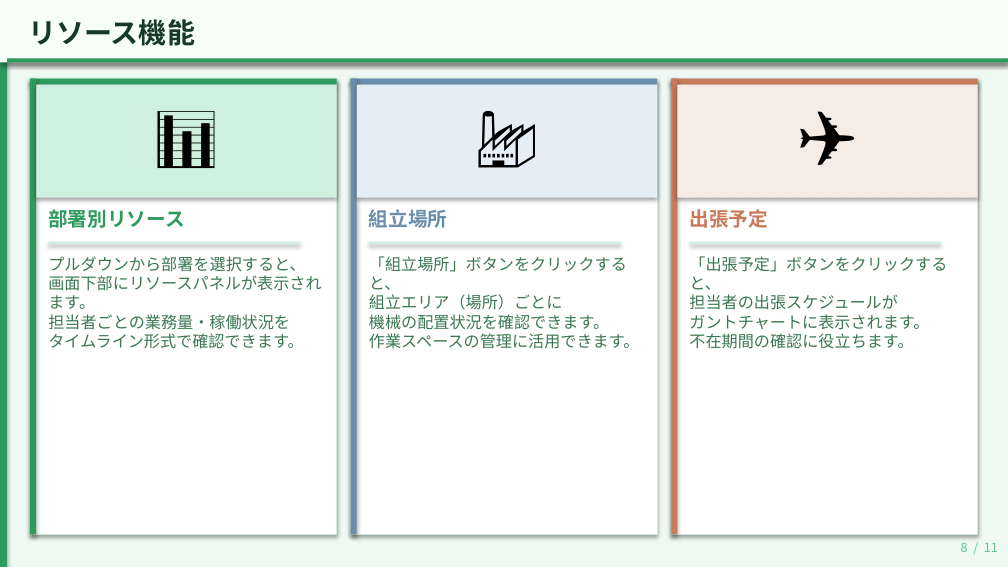
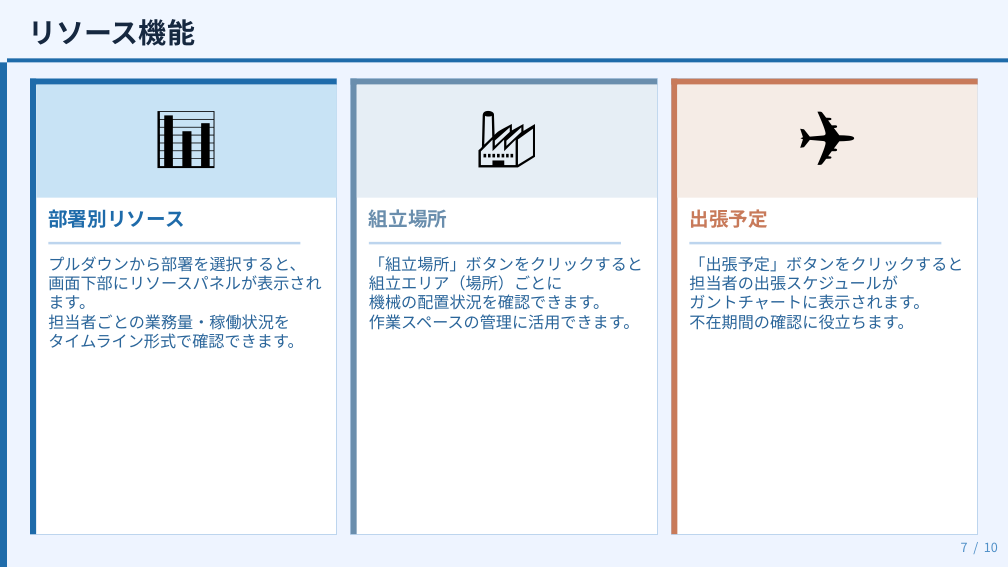
Before and after one commit to kemcokurosaki-oss/gantt-chart, a slide deck: slide 7 of 全体工程表_使い方ガイド（閲覧者向け）_new.pptx. Drawn at 1008x567 pixels with LibreOffice and Linux fonts; fonts in the diff are those of the drawing. Boxes give left, top, right and bottom in pixels: in the first picture for what was removed or moved away, otherwise in the second. Text is boxed around its words. In the diff, an @@ line names an element or a change of style, - is before the commit and + after.

Commit message:
新しいPPTXファイルを追加し、プロジェクトの資料を更新しました。これにより、関連情報の提供が強化されました。

```diff
--- a/全体工程表_使い方ガイド（閲覧者向け）_new.pptx
+++ b/全体工程表_使い方ガイド（閲覧者向け）_new.pptx
@@ background #EDF9F2 to #EEF4FF @@
@@ rectangle at box(0, 0, 1008, 62): fill #F6FFFA to #F0F6FF; shadow off @@
@@ text "リソース機能" at box(28, 19, 195, 46): text colour #193928 to #162840 @@
@@ fill #2D9B5E to #1E6BAA; shadow off in 4 elements at box(0, 0, 7, 566), box(7, 58, 1008, 62), box(30, 79, 337, 85), box(30, 79, 36, 534) @@
@@ rectangle at box(36, 85, 337, 198): fill #CFF0DE to #C8E3F5; shadow off @@
@@ outline #D2EDE0 0.5 pt to #BDD5EE 0.5 pt; shadow off in 3 elements at box(30, 79, 337, 534), box(351, 79, 657, 534), box(671, 79, 978, 534) @@
@@ shadow off in 6 elements at box(351, 79, 657, 85), box(351, 79, 357, 534), box(357, 85, 657, 198), box(671, 79, 978, 85), box(671, 79, 677, 534), box(677, 85, 978, 198) @@
@@ text "部署別リソース" at box(48, 209, 184, 228): text colour #2D9B5E to #1E6BAA @@
@@ text "プルダウンから部署を選択すると、 画面下部にリソースパネルが表示されます。 担当者ごとの業務量・稼働状況を タイムライン ..." at box(48, 256, 321, 349): text colour #3B7852 to #2A659A @@
@@ text at box(369, 256, 643, 330): text changed; text colour #3B7852 to #2A659A @@
-「組立場所」ボタンをクリックすると、
-組立エリア（場所）ごとに
-機械の配置状況を確認できます。
-作業スペースの管理に活用できます。
+「組立場所」ボタンをクリックすると
+組立エリア（場所）ごとに
+機械の配置状況を確認できます。
+作業スペースの管理に活用できます。
@@ text at box(689, 256, 963, 330): text changed; text colour #3B7852 to #2A659A @@
-「出張予定」ボタンをクリックすると、
-担当者の出張スケジュールが
-ガントチャートに表示されます。
-不在期間の確認に役立ちます。
+「出張予定」ボタンをクリックすると
+担当者の出張スケジュールが
+ガントチャートに表示されます。
+不在期間の確認に役立ちます。
@@ fill #D2EDE0 to #BDD5EE; shadow off in 3 elements at box(48, 242, 300, 245), box(369, 242, 621, 245), box(689, 242, 941, 245) @@
@@ text at box(961, 542, 998, 552): text changed; text colour #68C293 to #5090C8 @@
-8 / 11
+7 / 10
```
Also in this commit, not shown: 9 other slides changed.
